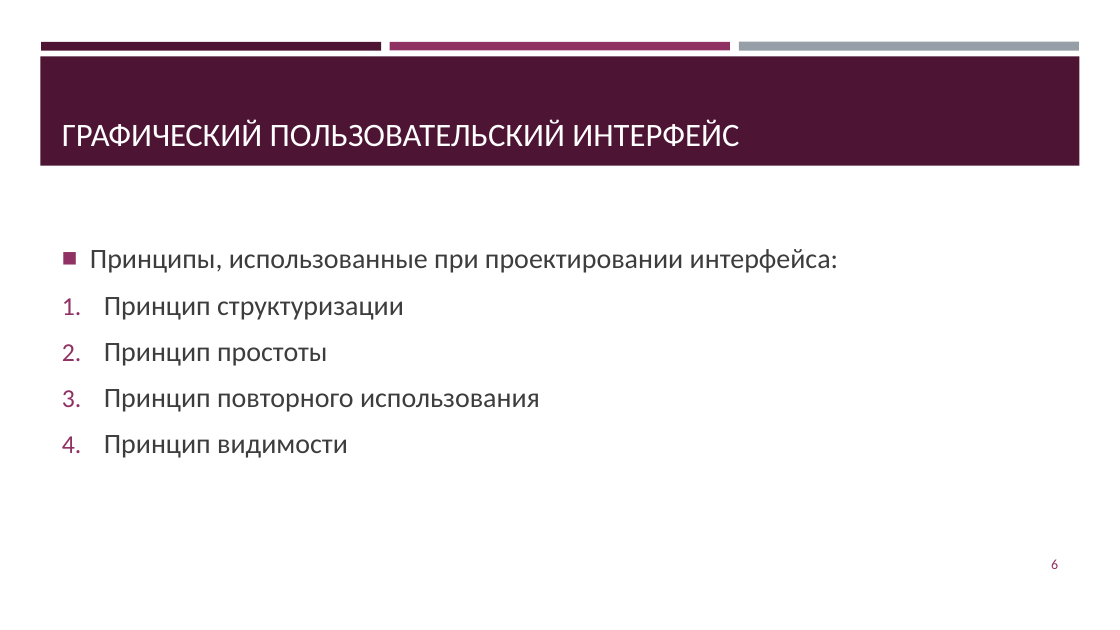
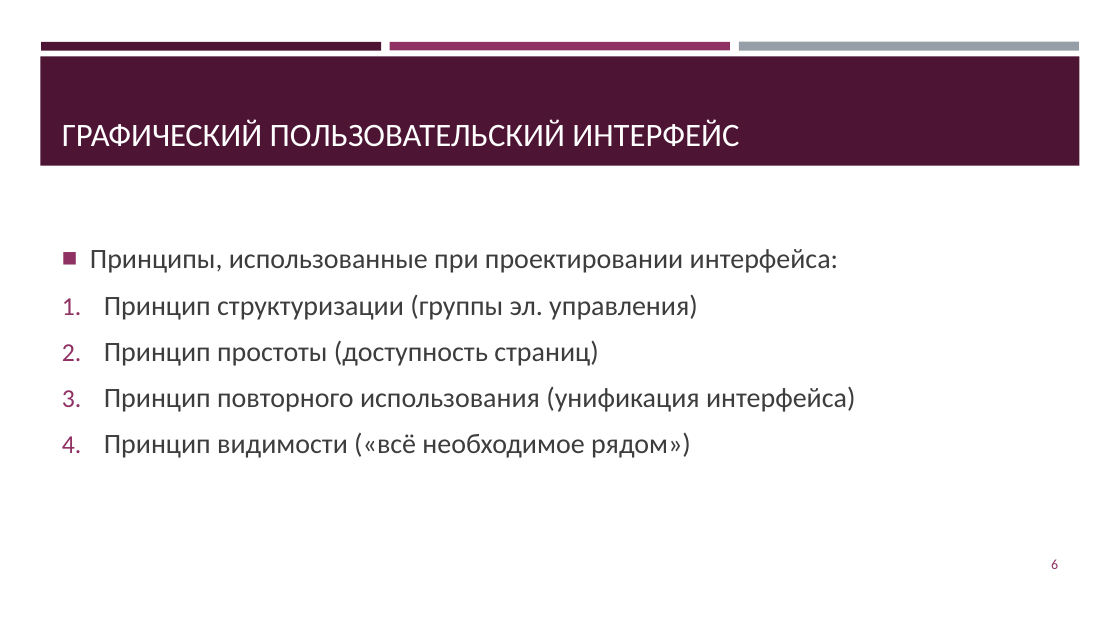
Before and after one commit to jecsonM/MDKmyWORKasAstudent, a slide deck: slide 6 of Сайт для компании «Кисловодск-строй».pptx. Drawn at 1120x630 pixels with LibreOffice and Linux fonts; fonts in the diff are those of the drawing. Boxes give left, top, right and bottom in pixels: in the first picture for what was removed or moved away, otherwise in the second. Text is boxed around its words. In the diff, an @@ line names an element or a change of style, - is before the commit and + after.

```diff
--- a/Сайт для компании «Кисловодск-строй».pptx
+++ b/Сайт для компании «Кисловодск-строй».pptx
@@ text at (104, 295, 855, 458): text changed @@
-1. Принцип структуризации
-2. Принцип простоты
-3. Принцип повторного использования
-4. Принцип видимости
+1. Принцип структуризации (группы эл. управления)
+2. Принцип простоты (доступность страниц)
+3. Принцип повторного использования (унификация интерфейса)
+4. Принцип видимости («всё необходимое рядом»)
```
Also in this commit, not shown: 4 other slides changed, 3 slides added, 1 slide removed, 1 other file.
